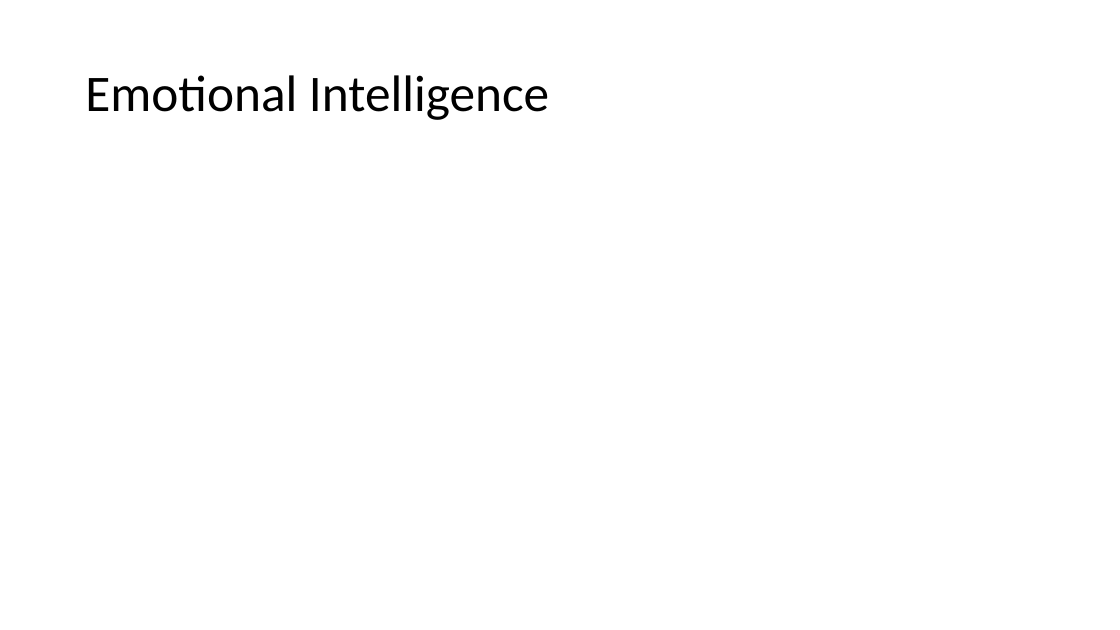
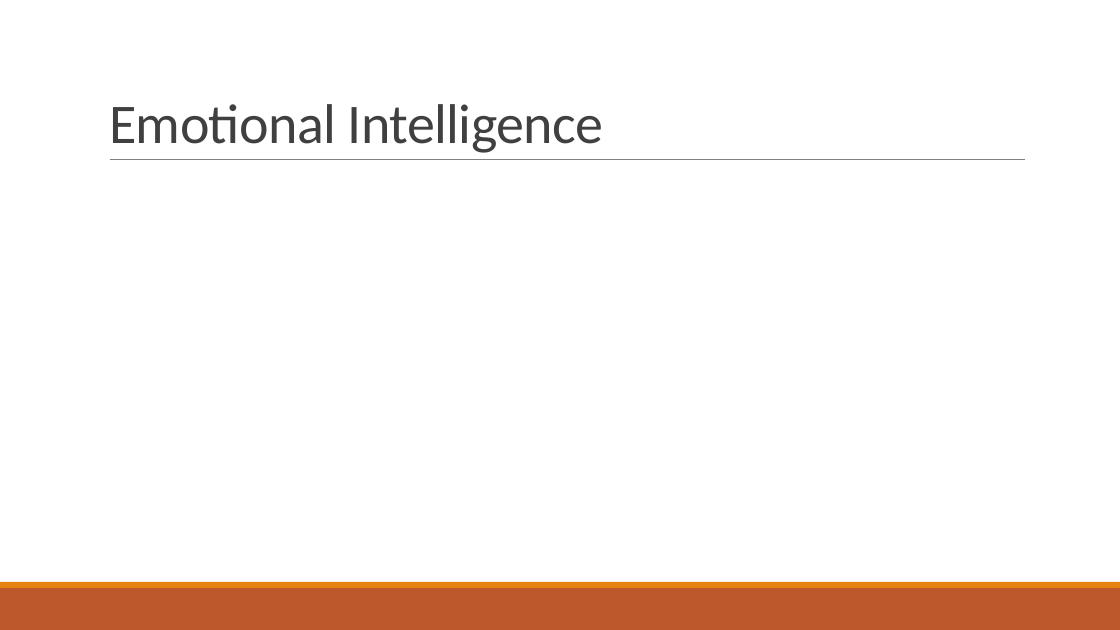
Before and after one commit to mjeaton/presentations, a slide deck: slide 8 of 2023/5 Skills You Must Master.pptx. Drawn at 1120x630 pixels with LibreOffice and Linux fonts; fonts in the diff are those of the drawing. Boxes give left, top, right and bottom in pixels: in the first picture for what was removed or moved away, otherwise in the second. Text is boxed around its words. In the diff, an @@ line names an element or a change of style, - is before the commit and + after.

Commit message:
basic style applied

```diff
--- a/2023/5 Skills You Must Master.pptx
+++ b/2023/5 Skills You Must Master.pptx
@@ title "Emotional Intelligence": place and size @@
-title "Emotional Intelligence" at [85, 75, 549, 120]
+title "Emotional Intelligence" at [109, 104, 604, 153]
@@ title "Emotional Intelligence" at [109, 104, 604, 153]: size 44 to 48 pt, text colour #000000 to #404040, letter spacing 0 to -0.5 pt; line spacing 0.9 to 0.85; vertical alignment middle to bottom @@
@@ line added from (110, 160) to (1026, 160), #808080 0.5 pt @@
@@ rectangle added at [0, 588, 1120, 630], fill #BD582C @@
@@ rectangle added at [0, 582, 1120, 588], fill #E48312 @@
```
Also in this commit, not shown: 11 other slides changed.
